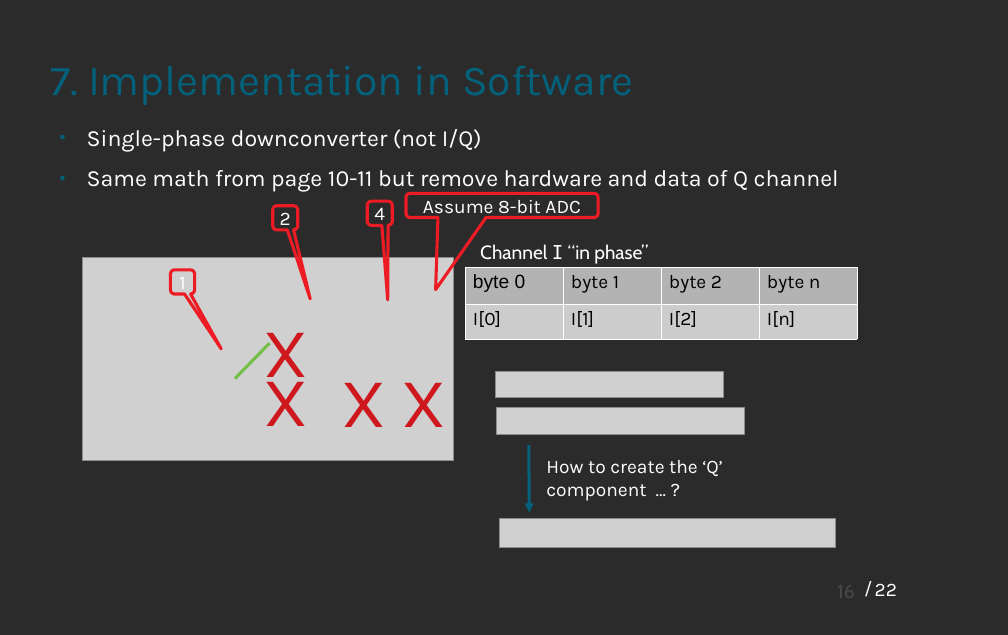
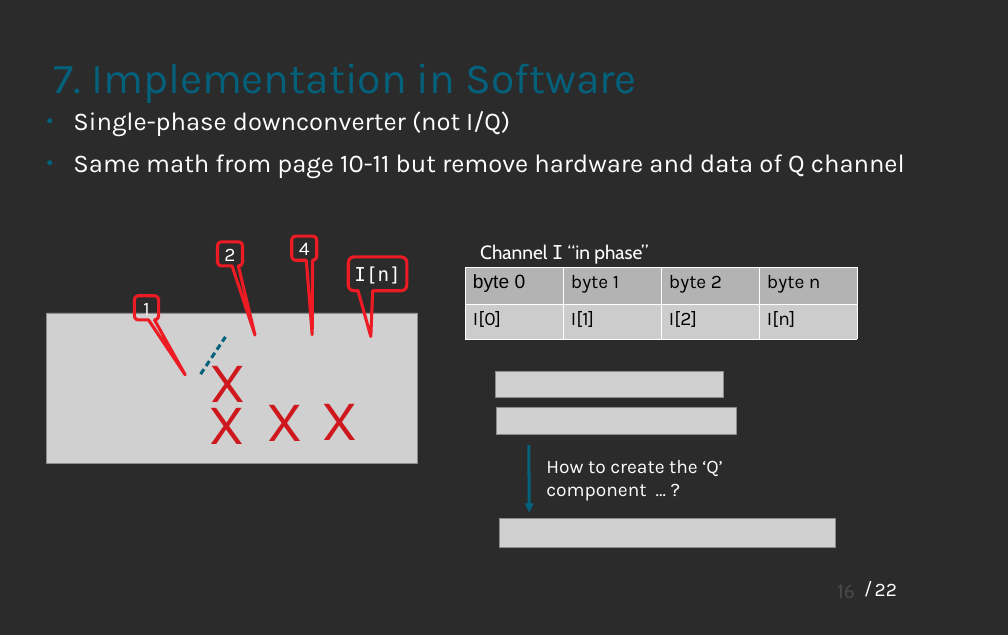
Before and after one commit to spiro-sarris/pres, a slide deck: slide 16 of rf_iq.odp. Drawn at 1008x635 pixels with LibreOffice and Linux fonts; fonts in the diff are those of the drawing; grey boxes stand for pictures; background and template pictures are left out; a plain dark background stands for a picture behind light text. Boxes give left, top, right and bottom in pixels: in the first picture for what was removed or moved away, otherwise in the second. Text is boxed around its words. In the diff, an @@ line names an element or a change of style, - is before the commit and + after.

```diff
--- a/rf_iq.odp
+++ b/rf_iq.odp
@@ text "Single-phase downconverter (not I/Q)" moved from (x1=87, y1=129, x2=839, y2=192) to (x1=73, y1=111, x2=905, y2=178) @@
@@ text "Single-phase downconverter (not I/Q)" at (x1=73, y1=111, x2=905, y2=178): size 21.7 to 24 pt; less space between paragraphs @@
@@ rounded speech box removed at (x1=406, y1=194, x2=598, y2=217) @@
-Assume 8-bit ADC
@@ rounded speech box "4" moved from (x1=367, y1=201, x2=393, y2=225) to (x1=292, y1=236, x2=317, y2=260) @@
@@ rounded speech box "2" moved from (x1=273, y1=206, x2=298, y2=230) to (x1=217, y1=242, x2=243, y2=266) @@
@@ rounded speech box added at (x1=348, y1=257, x2=406, y2=290), outline #ED1C24 2.89 pt, 18 pt, text #FFFFFF @@
+I[n]
@@ rounded speech box "1" moved from (x1=171, y1=270, x2=194, y2=293) to (x1=134, y1=296, x2=158, y2=320) @@
@@ picture resized from (x1=83, y1=258, x2=454, y2=461) to (x1=47, y1=313, x2=418, y2=463) @@
@@ line moved from (235, 379) - (270, 343) to (201, 374) - (225, 337) @@
@@ line (201, 374) - (225, 337): stroke #72BF44 2.83 pt to #04617B 2.83 pt @@
@@ text "X" moved from (x1=264, y1=333, x2=309, y2=394) to (x1=210, y1=350, x2=247, y2=416) @@
@@ size 66 to 54 pt in 4 elements at (x1=266, y1=405, x2=303, y2=441), (x1=321, y1=404, x2=358, y2=440), (x1=210, y1=350, x2=247, y2=416), (x1=209, y1=392, x2=246, y2=444) @@
@@ text "X" moved from (x1=399, y1=353, x2=443, y2=447) to (x1=209, y1=392, x2=246, y2=444) @@
@@ text "X" moved from (x1=264, y1=363, x2=309, y2=426) to (x1=266, y1=405, x2=303, y2=441) @@
@@ text "X" moved from (x1=339, y1=353, x2=383, y2=447) to (x1=321, y1=404, x2=358, y2=440) @@
@@ picture resized from (x1=496, y1=408, x2=744, y2=435) to (x1=496, y1=408, x2=736, y2=435) @@
```
Also in this commit, not shown: 16 other slides changed, 1 other file.
